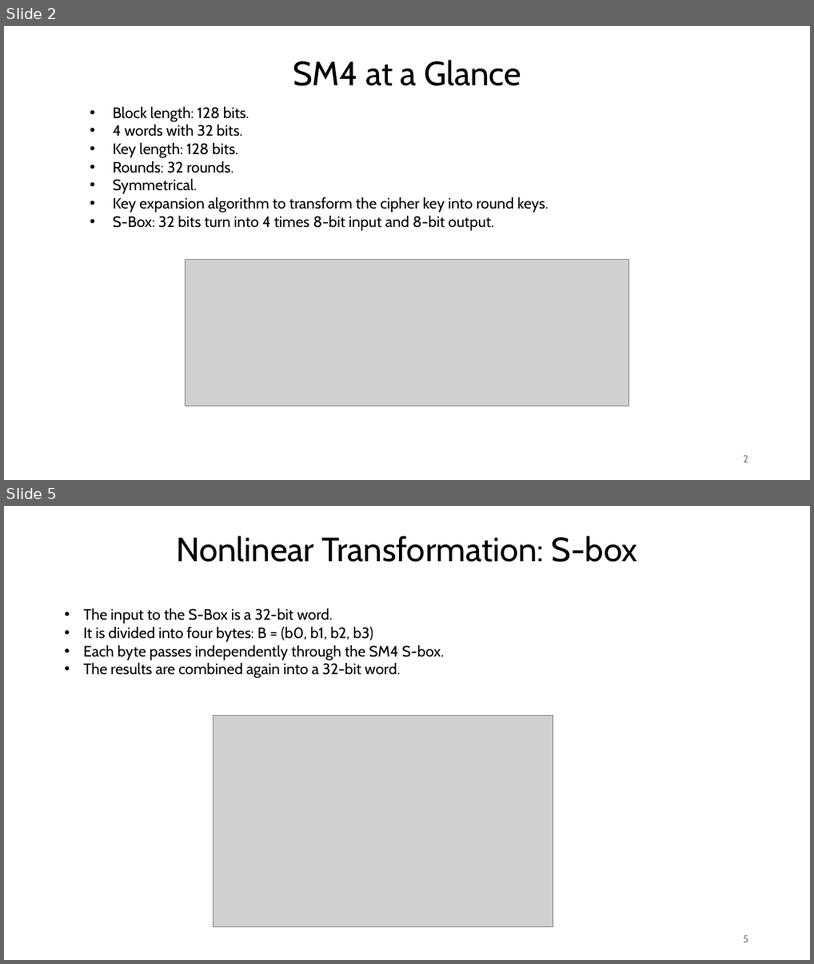
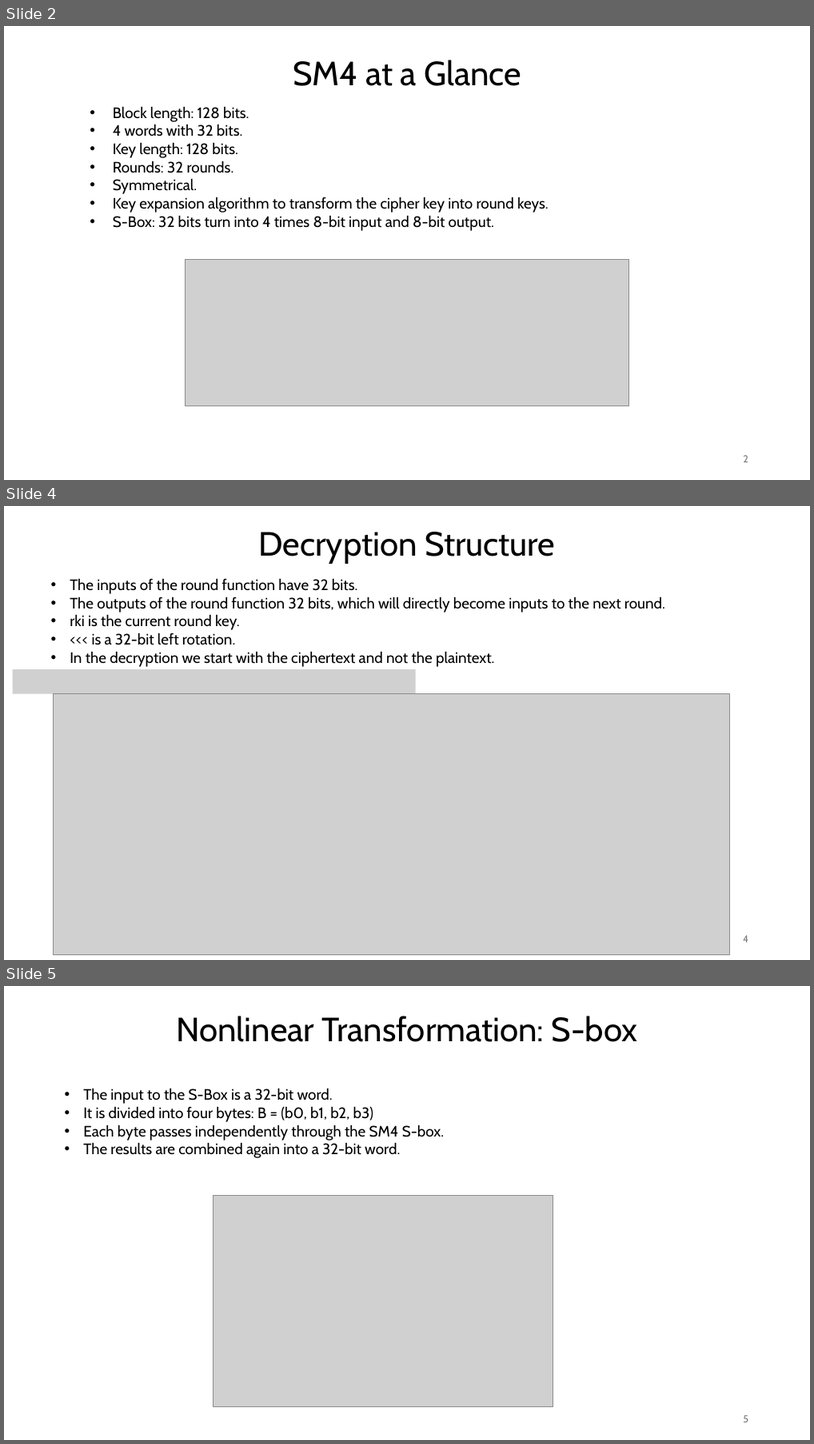
Before and after one commit to Specht1000/PFE-SM4-Fault-Injection, a slide deck: docs/Apresentation_PFE.pptx. Shown one above the other, each under a label of ours: slides 2 and 5 before the commit, slides 2, 4 and 5 after it; the slides between them are not shown. The pictures are 814x964 and 814x1444 pixels, drawn with LibreOffice and Linux fonts; fonts in the diff are those of the drawing; grey boxes stand for pictures. Boxes give left, top, right and bottom in pixels: in the first picture for what was removed or moved away, otherwise in the second. Text is boxed around its words. In the diff, an @@ line names an element or a change of style, - is before the commit and + after.

```diff
--- a/docs/Apresentation_PFE.pptx
+++ b/docs/Apresentation_PFE.pptx
@@ slide 4 added at (4,506,810,960), background #FFFFFF @@
@@ text added at (259,532,555,564), 40 pt, text #000000 @@
+Decryption Structure
@@ text added at (70,578,666,667), 18 pt, text #000000 @@
+• The inputs of the round function have 32 bits.
+• The outputs of the round function 32 bits, which will directly become inputs to the next round.
+• rki is the current round key.
+• <<< is a 32-bit left rotation.
+• In the decryption we start with the ciphertext and not the plaintext.
@@ picture added at (13,669,416,693) @@
@@ picture added at (54,694,730,955) @@
@@ page number added at (743,935,749,942), 12 pt, text #797979 @@
+4
```
Also in this commit, not shown: 1 slide changed, 7 other slides added, 6 slides removed, 34 other files.
